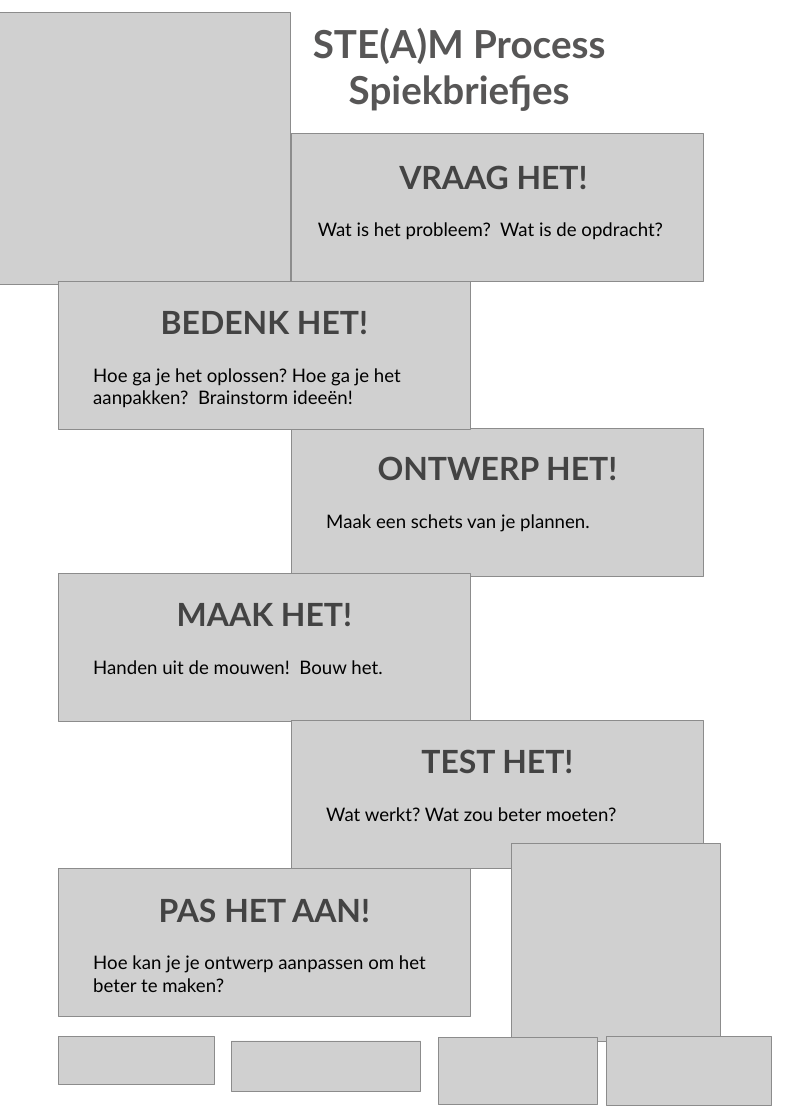
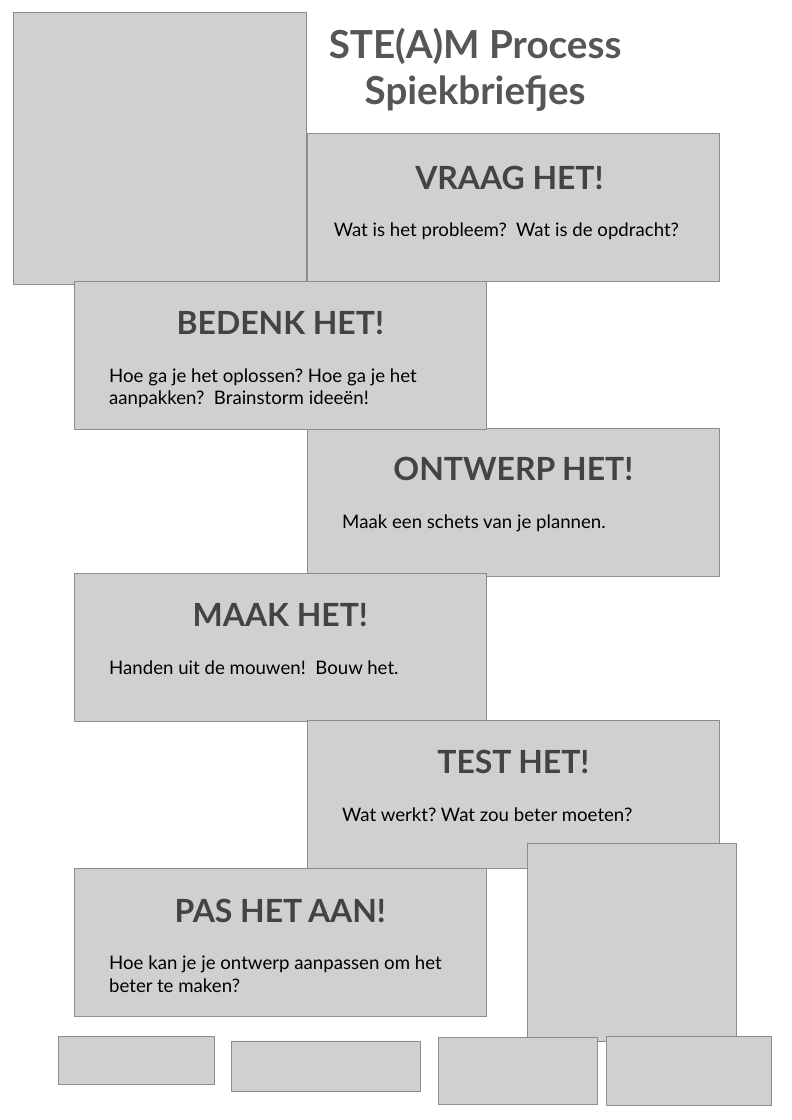
Before and after one commit to JulesDeBruyckere/MaakBib, a slide deck: slide 4 of assets/tools/2020-05-09-MakersPassport/Hulp_OntwerpProcess.pptx (slide 1 before the commit). Drawn at 792x1120 pixels with LibreOffice and Linux fonts; fonts in the diff are those of the drawing; grey boxes stand for pictures. Boxes give left, top, right and bottom in pixels: in the first picture for what was removed or moved away, otherwise in the second. Text is boxed around its words. In the diff, an @@ line names an element or a change of style, - is before the commit and + after.

Commit message:
Newer versions of ontwerp process

```diff
--- a/assets/tools/2020-05-09-MakersPassport/Hulp_OntwerpProcess.pptx
+++ b/assets/tools/2020-05-09-MakersPassport/Hulp_OntwerpProcess.pptx
@@ 8 pictures, 7 texts: place and size @@
-8 pictures, 7 texts at box(0, 12, 720, 1041)
+8 pictures, 7 texts at box(13, 12, 736, 1041)
```
Also in this commit, not shown: 8 slides added, 1 slide removed, 3 other files.
